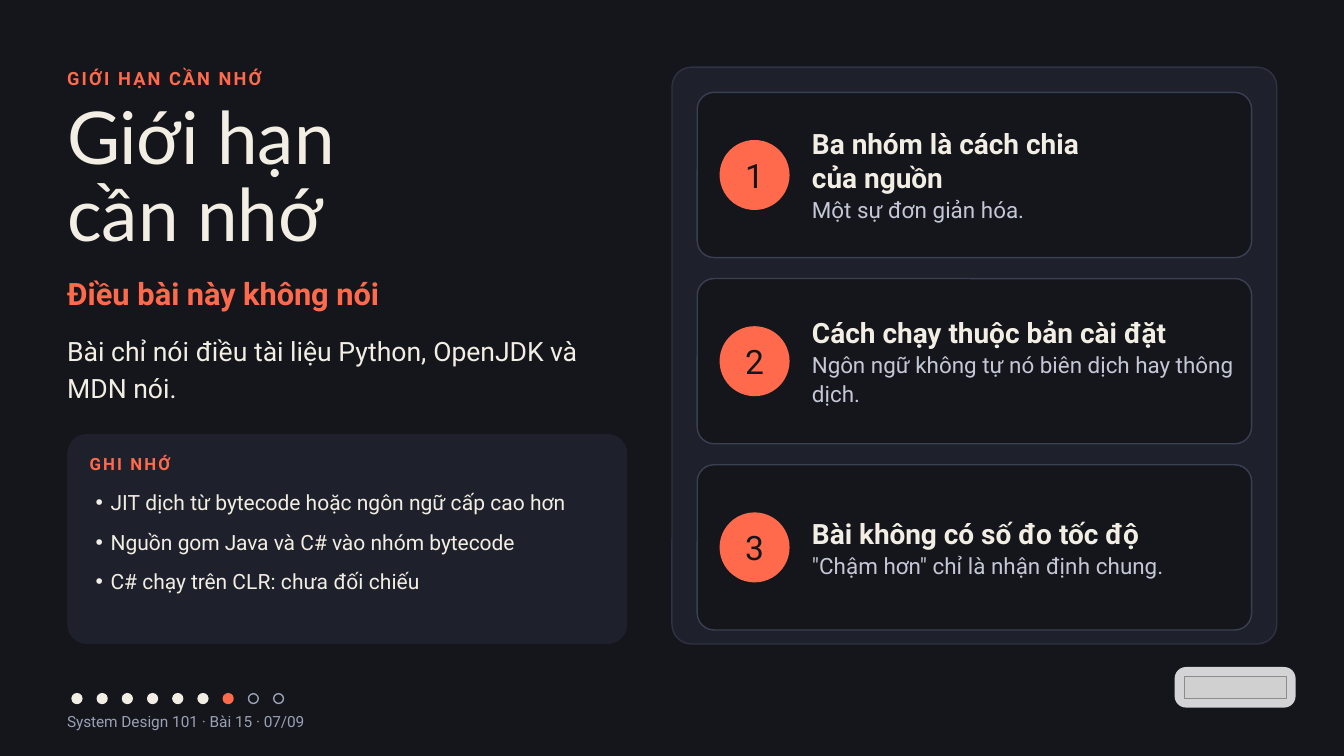
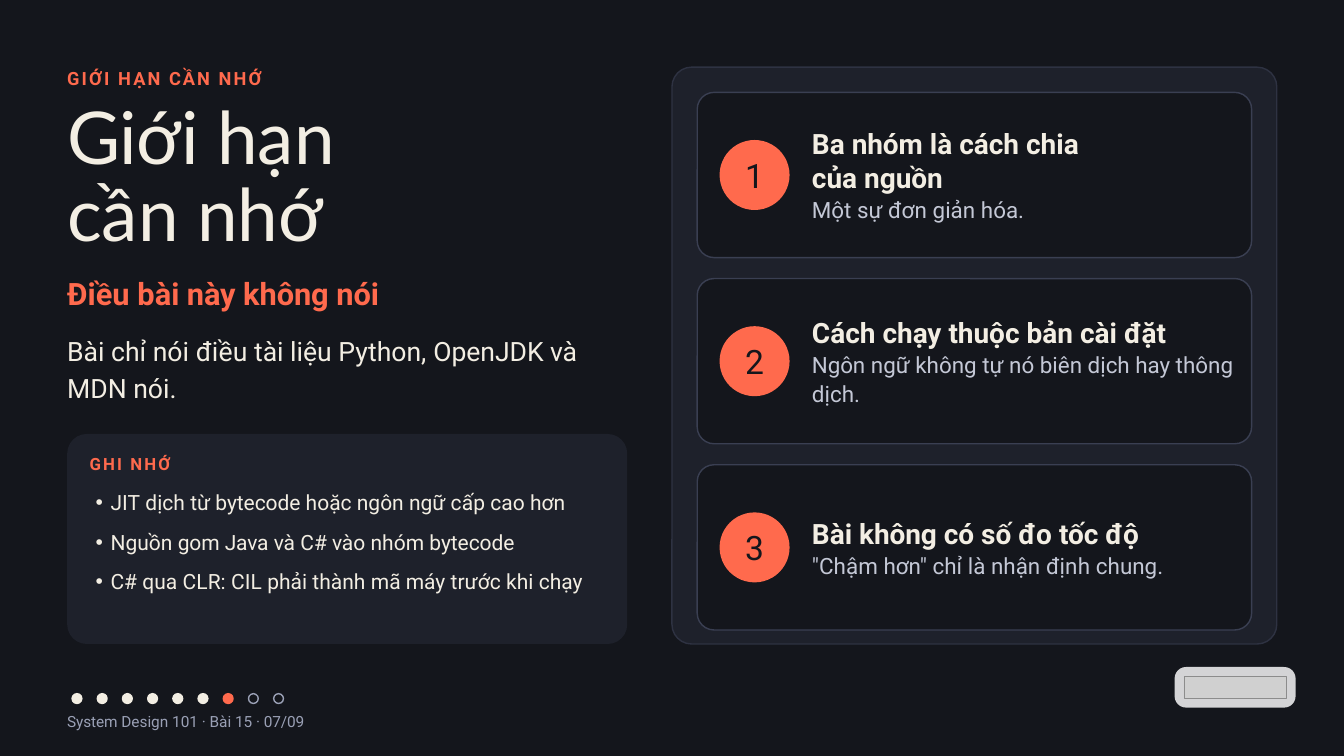
Before and after one commit to vohoailinh90/tool-marketing-studio, a slide deck: slide 7 of system-design-101/vi/lessons/sd-10-015/slides/sd-10-015.pptx. Drawn at 1344x756 pixels with LibreOffice and Linux fonts; fonts in the diff are those of the drawing; grey boxes stand for pictures. Boxes give left, top, right and bottom in pixels: in the first picture for what was removed or moved away, otherwise in the second. Text is boxed around its words. In the diff, an @@ line names an element or a change of style, - is before the commit and + after.

```diff
--- a/system-design-101/vi/lessons/sd-10-015/slides/sd-10-015.pptx
+++ b/system-design-101/vi/lessons/sd-10-015/slides/sd-10-015.pptx
@@ text at [111,572,583,594]: text changed @@
-• C# chạy trên CLR: chưa đối chiếu
+• C# qua CLR: CIL phải thành mã máy trước khi chạy
```
Also in this commit, not shown: 1 other slide changed, 4 other files.
